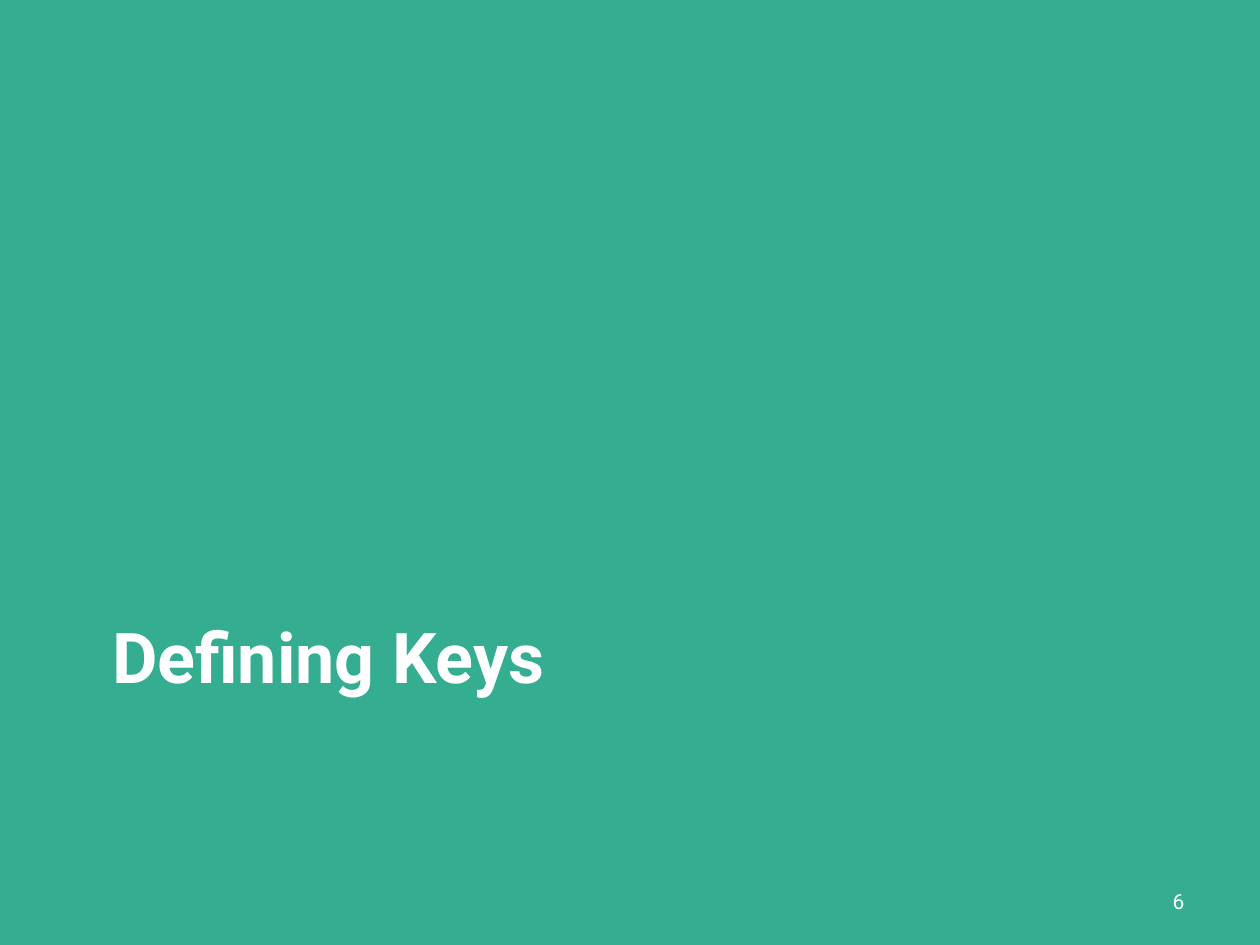
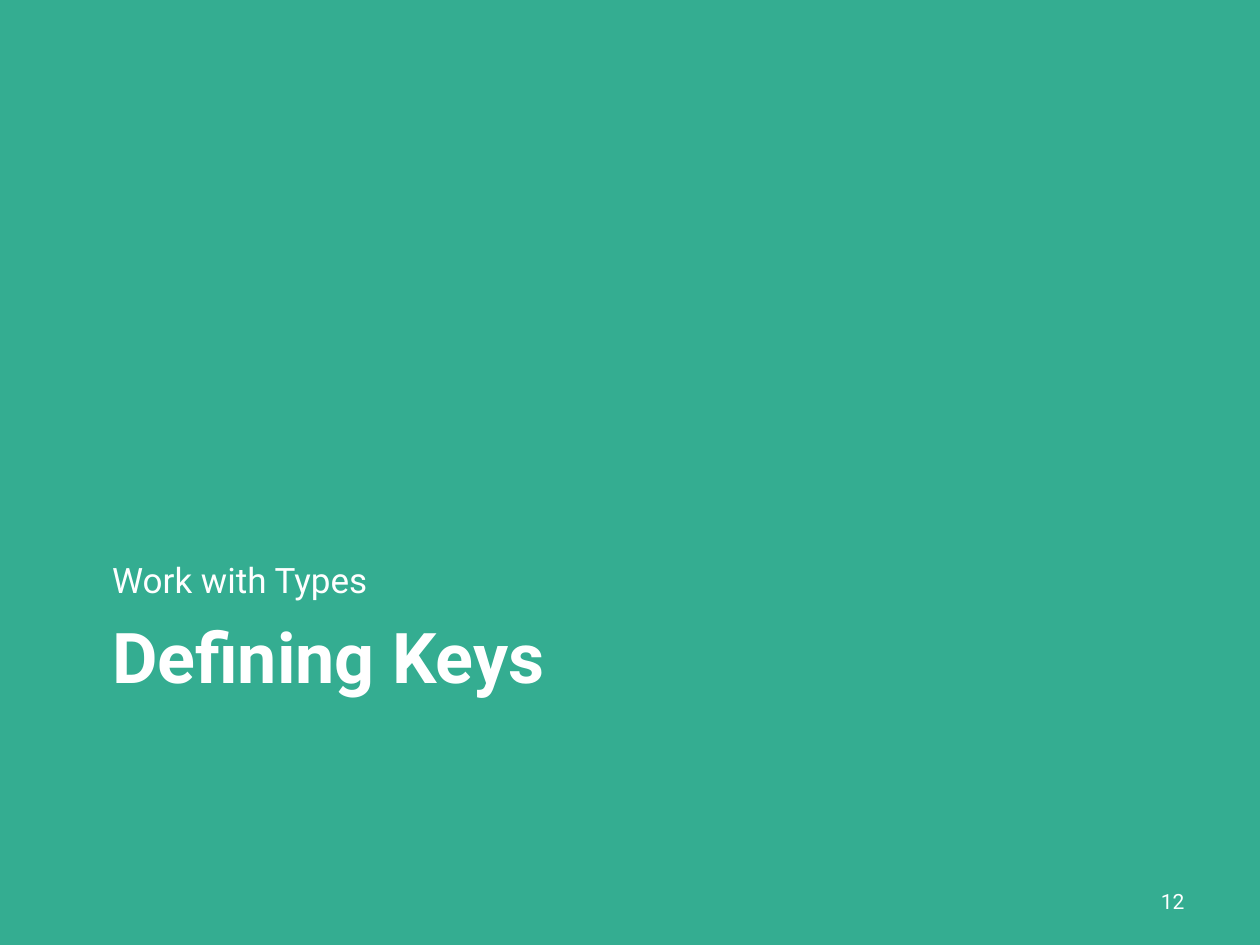
Before and after one commit to dataArtisans/flink-training-web, a slide deck: slide 12 of slides/flink_batch_advanced.pptx (slide 6 before the commit). Drawn at 1260x945 pixels with LibreOffice and Linux fonts; fonts in the diff are those of the drawing. Boxes give left, top, right and bottom in pixels: in the first picture for what was removed or moved away, otherwise in the second. Text is boxed around its words. In the diff, an @@ line names an element or a change of style, - is before the commit and + after.

```diff
--- a/slides/flink_batch_advanced.pptx
+++ b/slides/flink_batch_advanced.pptx
@@ text added at [112,566,368,601], 20 pt, text #FFFFFF @@
+Work with Types
@@ page number at [1161,894,1185,909]: text changed @@
-6
+12
```
Also in this commit, not shown: 4 other slides changed, 32 slides added, 5 slides removed.
